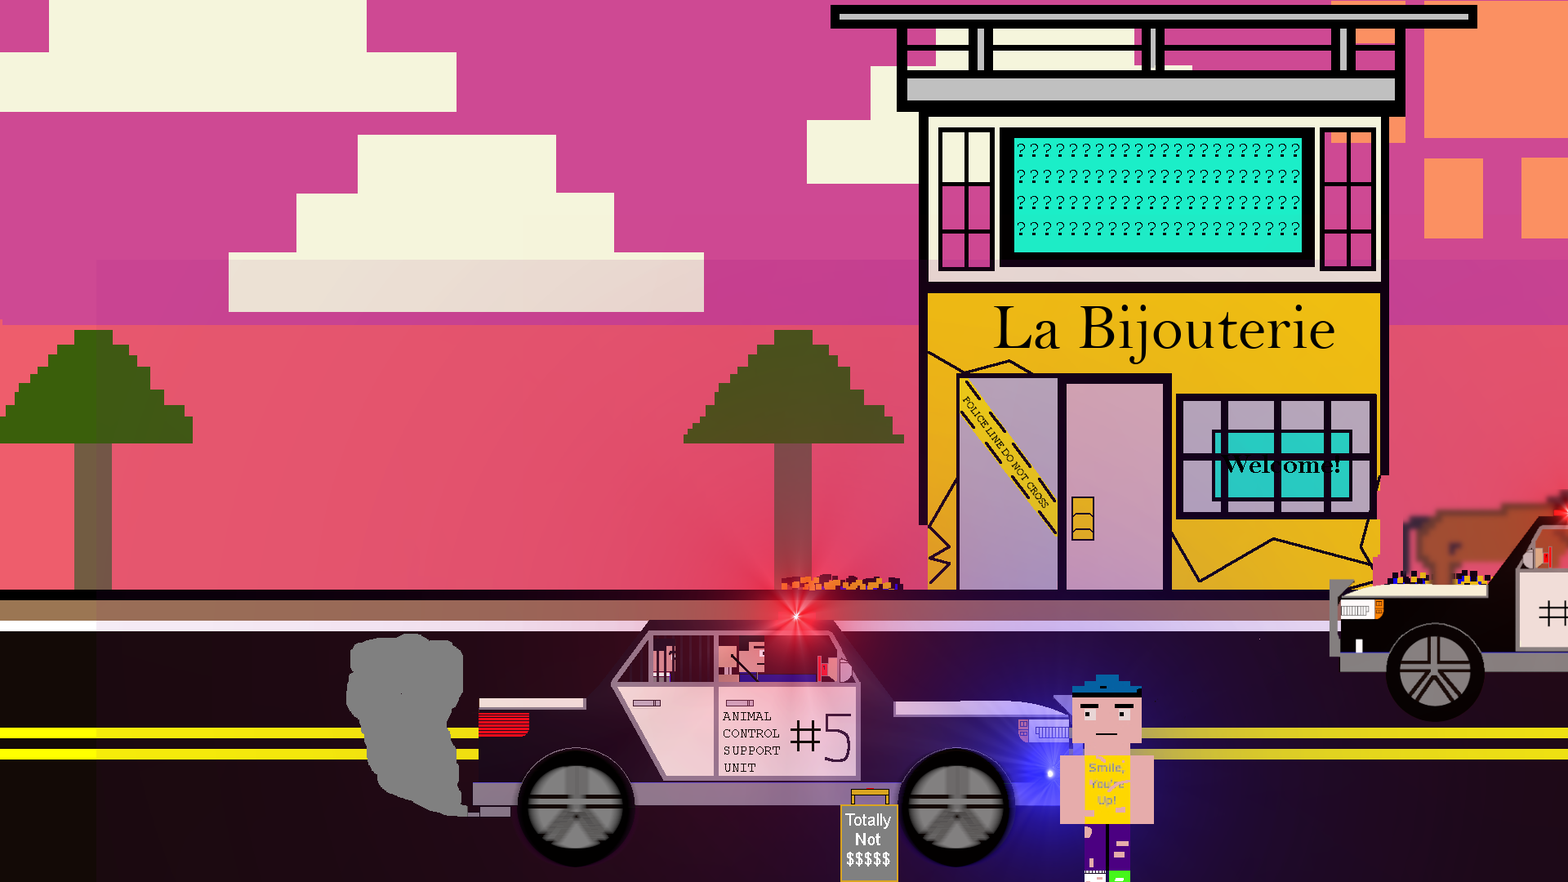
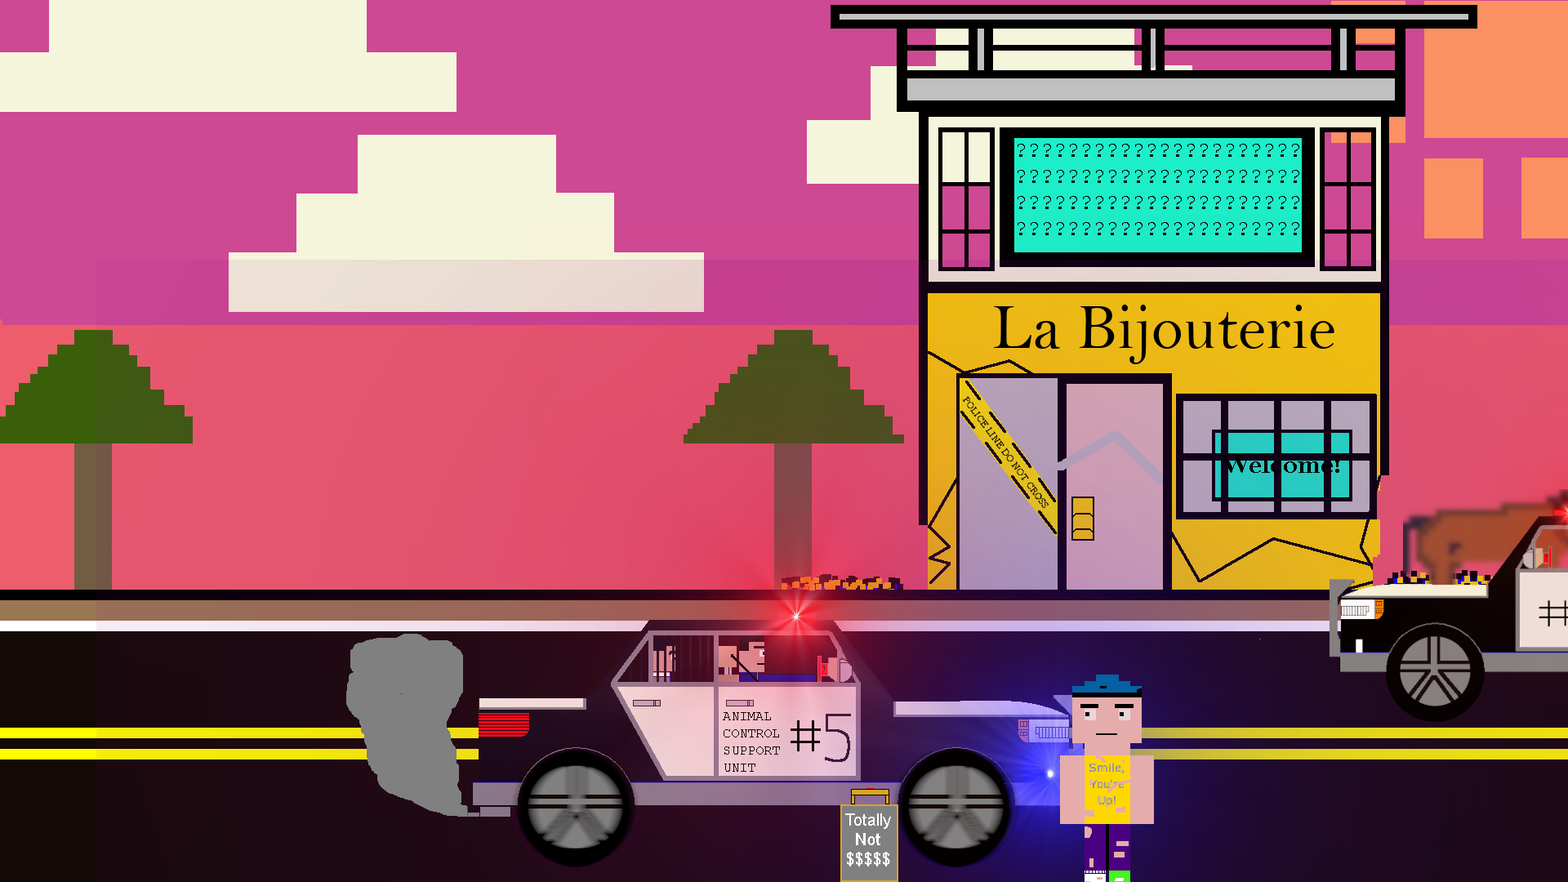
Before/after of a 1568 x 882 layered artwork. What changed in the layer stack:
added layer "Background copy #8" above "Background copy #7" over (x1=1057, y1=431, x2=1163, y2=484)
hid "Background copy #7" over (x1=1057, y1=431, x2=1163, y2=484)